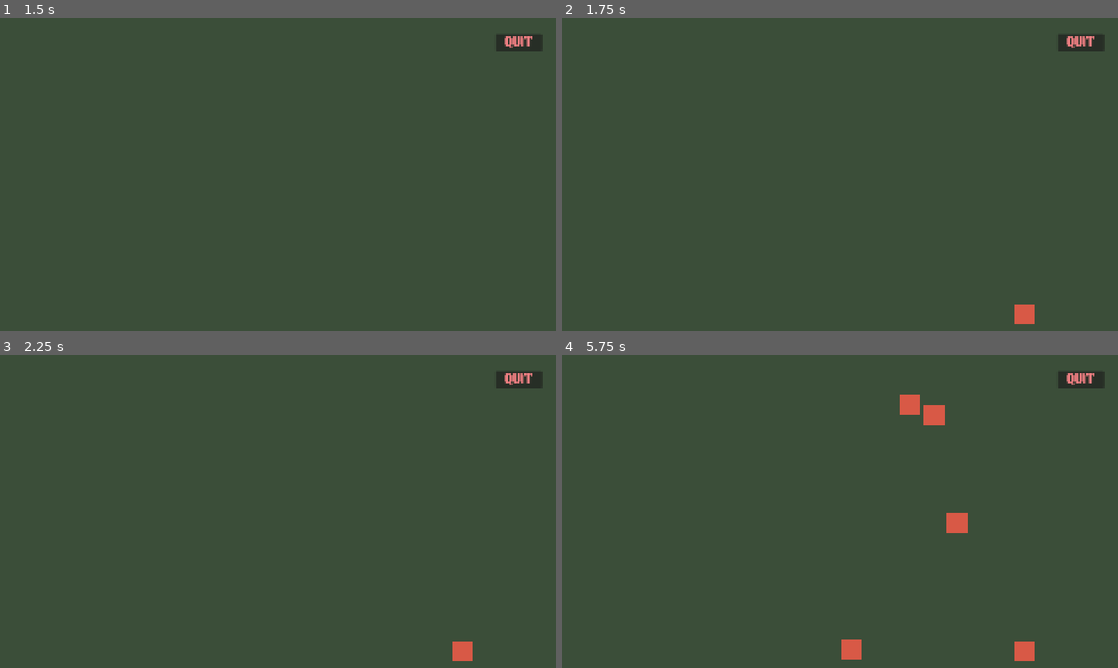
Above: before the commit, frames 1-4 (two rows, left to right).
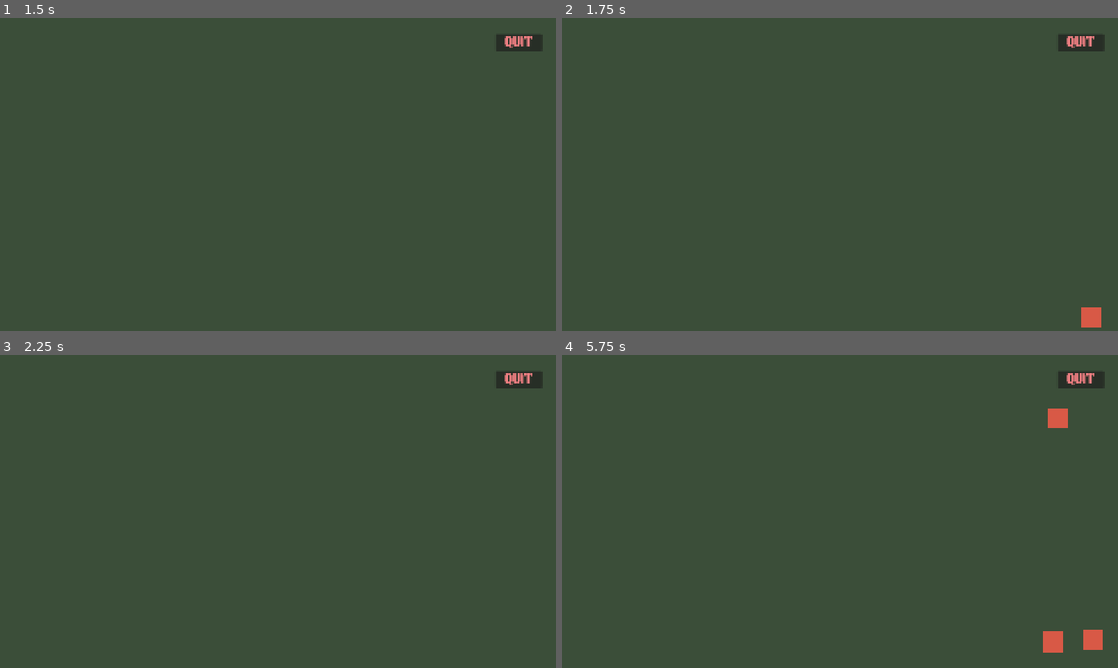
Above: after the commit, the same moments.

Repository: leo434472-oss/godot-game
Game: Godot game, scene res://main_menu.tscn
Two runs of this game, one before a commit and one after it. Both use one fixed random seed, a clock stepped at 60 frames per second and the inputs below.
Inputs:
- Up to frame 1 (1.5 s): click "Start" at 0.5 s; tap Enter (ui_accept) at 1.25, 1.35 s; hold Right (ui_right) from 1.28 s (still down)
- Up to frame 2 (1.75 s): keep holding Right (ui_right); tap Enter (ui_accept) at 1.52 s
- Up to frame 3 (2.25 s): keep holding Right (ui_right); tap Enter (ui_accept) at 1.82, 2.1 s
- Up to frame 4 (5.75 s): tap Enter (ui_accept) at 2.27, 2.57, 2.85, 3.6, 3.77, 4.07, 4.35, 4.52, 4.82, 5.1, 5.27, 5.57 s; release Right (ui_right) at 2.78 s; hold Left (ui_left) 2.78-3.53 s; hold Right (ui_right) 3.53-5.03 s; hold Left (ui_left) from 5.03 s (still down)

Frame 1 is identical in both runs. In frame 2, 0.5% of the frame differs, in the area x 81-97%, y 91-99%; in frame 3, 0.2%; in frame 4, 1.9%, in the area x 50-98%, y 12-98%.

Commit message:
mlml;l;

Diff:
--- a/enemy.tscn
+++ b/enemy.tscn
@@ -1,11 +1,13 @@
 [gd_scene format=3 uid="uid://fpnqtf1olkf7"]
 
+[ext_resource type="Script" uid="uid://bajgtdy6mf5g" path="res://enemy_normal.gd" id="1_4gyqm"]
 [ext_resource type="Texture2D" uid="uid://clrd33kber840" path="res://Screenshot 2026-11-14 at 2.46.12 PM.png" id="1_7k104"]
 
 [sub_resource type="RectangleShape2D" id="RectangleShape2D_7xaro"]
 size = Vector2(69.99988, 70)
 
-[node name="enemy" type="CharacterBody2D" unique_id=1136318364]
+[node name="enemy_normal" type="CharacterBody2D" unique_id=1136318364]
+script = ExtResource("1_4gyqm")
 
 [node name="Sprite2D" type="Sprite2D" parent="." unique_id=1891681812]
 position = Vector2(4.4107437e-06, 1.9999999)
--- /dev/null
+++ b/enemy_normal.gd
@@ -0,0 +1,25 @@
+extends CharacterBody2D
+
+
+const SPEED = 300.0
+const JUMP_VELOCITY = -400.0
+
+
+func _physics_process(delta: float) -> void:
+	# Add the gravity.
+	if not is_on_floor():
+		velocity += get_gravity() * delta
+
+	# Handle jump.
+	if Input.is_action_just_pressed("ui_accept") and is_on_floor():
+		velocity.y = JUMP_VELOCITY
+
+	# Get the input direction and handle the movement/deceleration.
+	# As good practice, you should replace UI actions with custom gameplay actions.
+	var direction := Input.get_axis("ui_left", "ui_right")
+	if direction:
+		velocity.x = direction * SPEED
+	else:
+		velocity.x = move_toward(velocity.x, 0, SPEED)
+
+	move_and_slide()
--- a/level.gd
+++ b/level.gd
@@ -12,9 +12,8 @@
 
 
 func _on_timer_timeout() -> void:
-	print('spawning')
 	var enemy = enemy_scene.instantiate()
-	enemy.position = Vector2(randf_range(300, 1920), randf_range(0, 1080))
+	enemy.position = Vector2(randf_range(1700, 1800), randf_range(0, 1080))
 	add_child(enemy)
 
 
--- a/level.tscn
+++ b/level.tscn
@@ -3,6 +3,10 @@
 [ext_resource type="Script" uid="uid://b6ifj0g5m3j4x" path="res://level.gd" id="1_u52ul"]
 [ext_resource type="FontFile" uid="uid://bysc47c2iiipm" path="res://game-paused-demo/Game Paused DEMO.otf" id="2_oi3di"]
 [ext_resource type="Script" uid="uid://c15kdf70uw8e6" path="res://button.gd" id="3_0b4ue"]
+
+[sub_resource type="WorldBoundaryShape2D" id="WorldBoundaryShape2D_032qo"]
+normal = Vector2(0.9999996, -0.0008985159)
+distance = -1081.9987
 
 [node name="level" type="Node2D" unique_id=1452691641]
 script = ExtResource("1_u52ul")
@@ -26,5 +30,11 @@
 text = "QUIT"
 script = ExtResource("3_0b4ue")
 
+[node name="StaticBody2D" type="StaticBody2D" parent="." unique_id=51093097]
+rotation = -1.5707964
+
+[node name="CollisionShape2D" type="CollisionShape2D" parent="StaticBody2D" unique_id=110514171]
+shape = SubResource("WorldBoundaryShape2D_032qo")
+
 [connection signal="timeout" from="Timer" to="." method="_on_timer_timeout"]
 [connection signal="pressed" from="quit_button" to="." method="_on_button_pressed"]
--- a/project.godot
+++ b/project.godot
@@ -22,6 +22,10 @@
 window/stretch/mode="canvas_items"
 window/stretch/aspect="expand"
 
+[global_group]
+
+borders=""
+
 [physics]
 
 3d/physics_engine="Jolt Physics"
Not shown, added: enemy_normal.gd.uid
